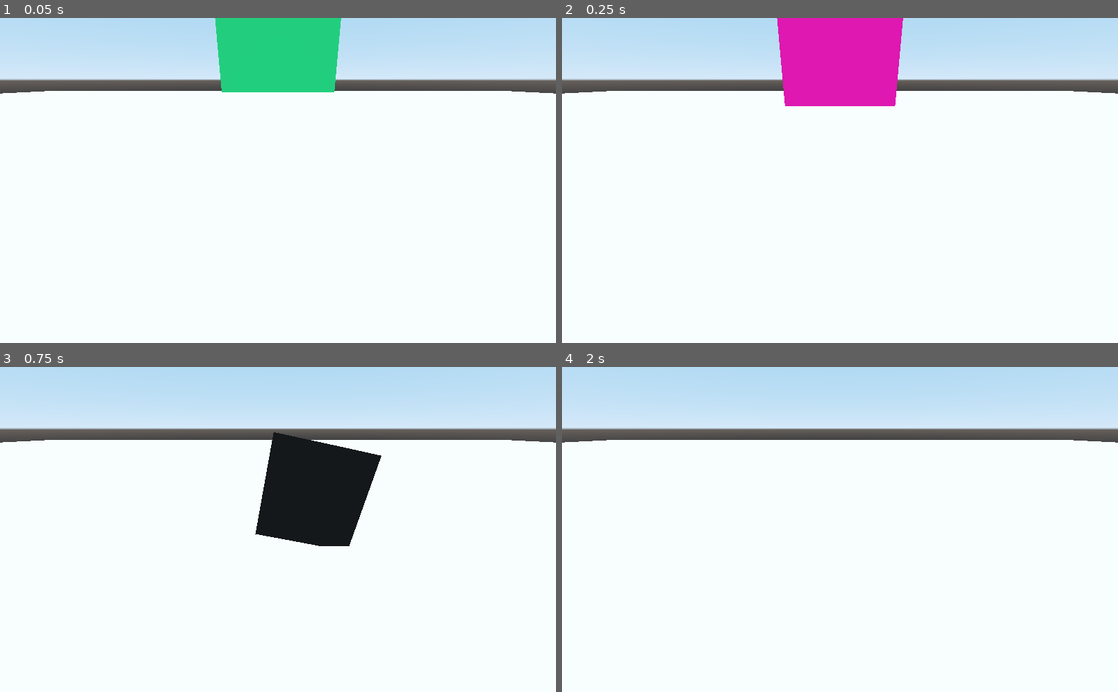
Above: before the commit, frames 1-4 (two rows, left to right).
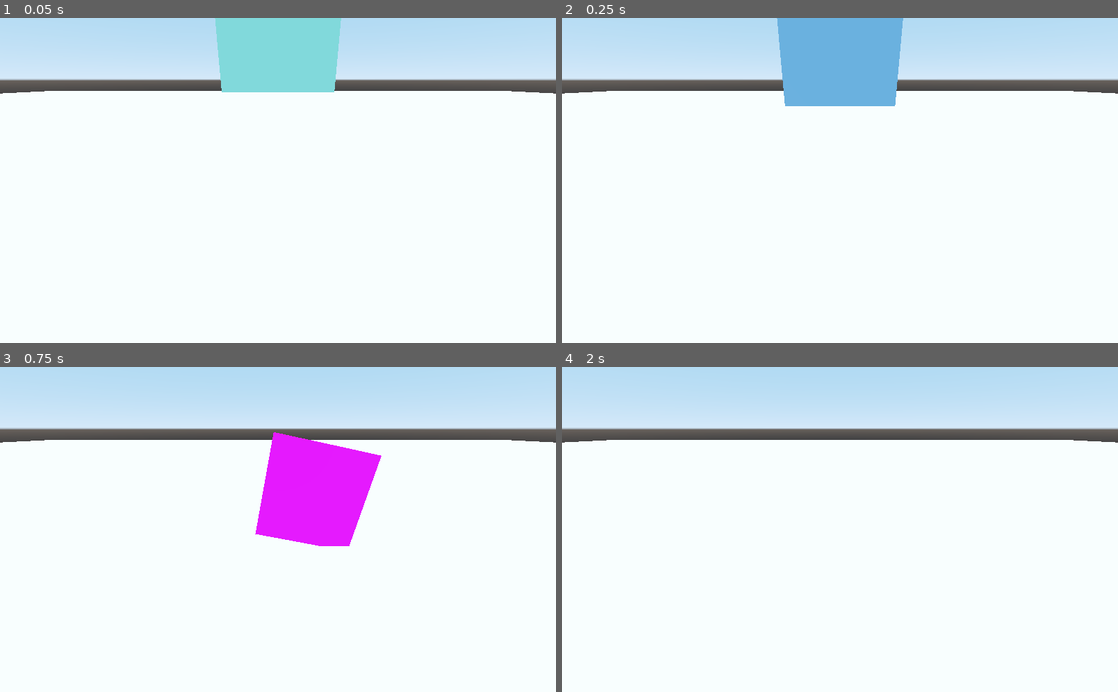
Above: after the commit, the same moments.

Repository: electric-jammers/godot-jam
Game: Godot game, scene res://scenes/mat_changer.tscn
The game is run twice, just before and just after one commit, with the same random seed, the same clock (stepped at 60 frames per second) and the same inputs.
Inputs:
- Up to frame 1 (0.05 s): no input
- Up to frame 2 (0.25 s): no input
- Up to frame 3 (0.75 s): hold D (move_right) from 0.53 s (still down)
- Up to frame 4 (2 s): tap Space (jump) at 0.77, 1.52 s; release D (move_right) at 1.28 s; hold S (move_down) from 1.28 s (still down)

The runs differ from the first frame. In frame 1, 4.9% of the frame differs, in the area x 38-62%, y 0-23%; in frame 2, 5.8%, in the area x 38-62%, y 0-28%; in frame 3, 5.7%; in frame 4, nothing differs.

Commit message:
Maximum throbbing

Diff:
--- a/JamTest/scripts/megacube.gd
+++ b/JamTest/scripts/megacube.gd
@@ -6,7 +6,7 @@
 
 func _process(delta: float) -> void:
 	var spatialMat := csgmesh.material as SpatialMaterial
-	spatialMat.albedo_color = Color(sin(OS.get_ticks_msec()*0.01)*0.5+0.5, sin(OS.get_ticks_msec()*0.02+2.515)*0.5+0.5, sin(OS.get_ticks_msec()*0.002+0.121561)*0.5+0.5);
+
 
 	move_dir =  Vector2(0, 0)
 
@@ -19,11 +19,12 @@
 	if(Input.get_action_strength("move_right") > 0):
 		move_dir += Vector2(1, 0)
 
-	if move_dir.length_squared() > 0:
-		spatialMat.albedo_color = Color(0, 0, 0)
+
+	var throbSpeed : float = 0.001
+	throbSpeed = throbSpeed + 0.001 * move_dir.length_squared()
+	spatialMat.albedo_color = Color(sin(OS.get_ticks_msec()*throbSpeed)*0.5+0.5, sin(OS.get_ticks_msec()*throbSpeed*2+2.515)*0.5+0.5, sin(OS.get_ticks_msec()*throbSpeed*0.2+0.121561)*0.5+0.5);
 
 func _physics_process(delta: float) -> void:
-
 	apply_central_impulse(Vector3(move_dir.x, 0, move_dir.y) * mass)
 
 	if(Input.get_action_strength("jump") > 0):
